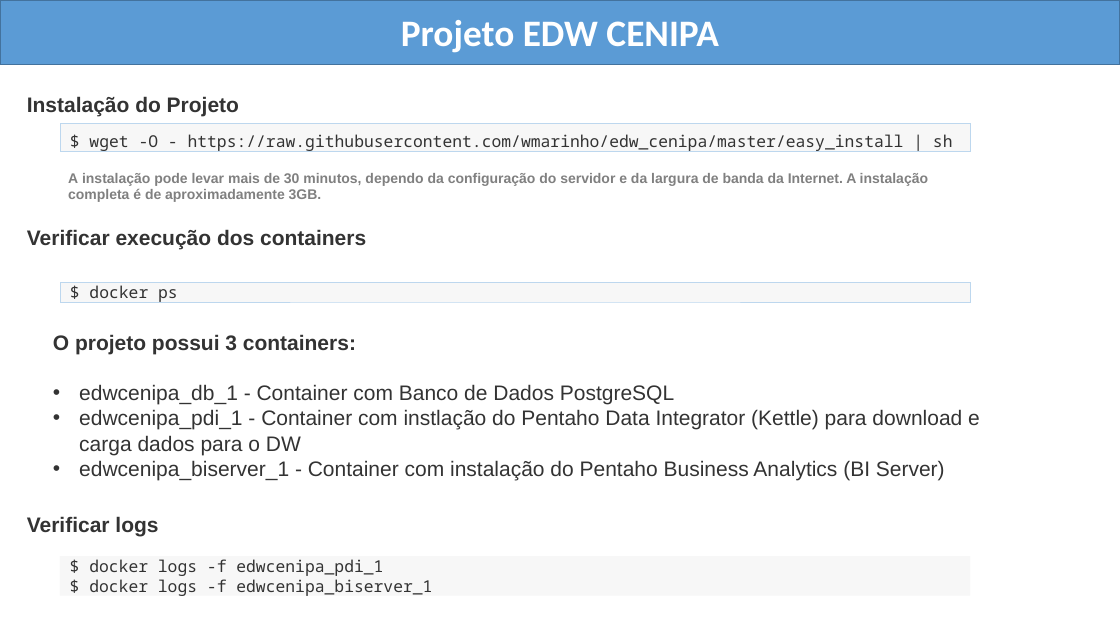
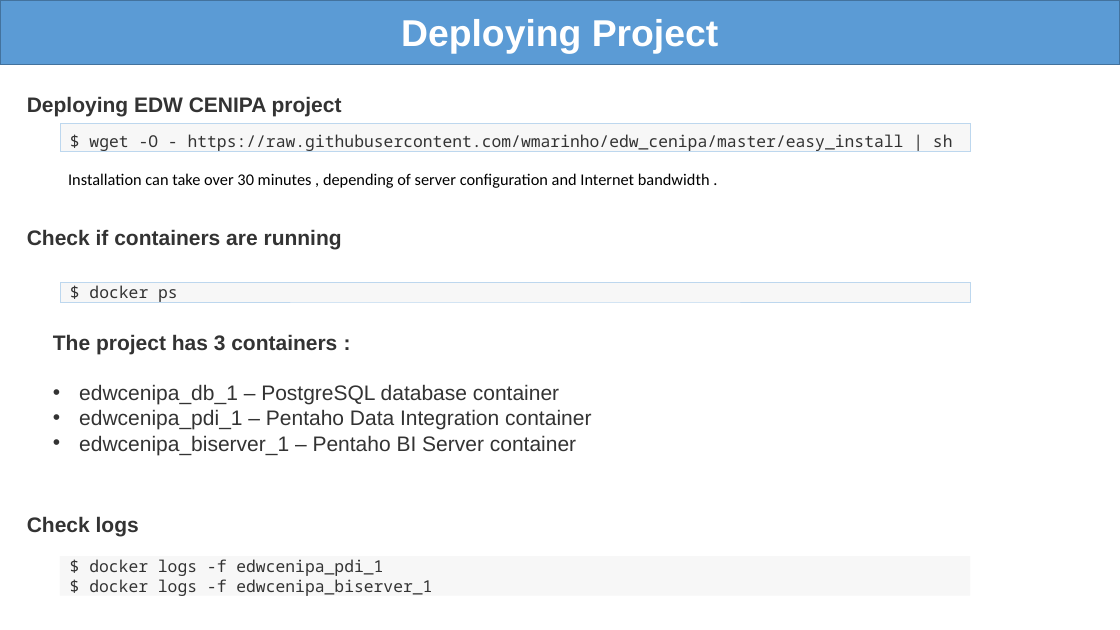
Before and after one commit to wmarinho/edw_cenipa, a slide deck: slide 12 of docs/projeto-docker-pentaho-cenipa.pptx. Drawn at 1120x630 pixels with LibreOffice and Linux fonts; fonts in the diff are those of the drawing. Boxes give left, top, right and bottom in pixels: in the first picture for what was removed or moved away, otherwise in the second. Text is boxed around its words. In the diff, an @@ line names an element or a change of style, - is before the commit and + after.

```diff
--- a/docs/projeto-docker-pentaho-cenipa.pptx
+++ b/docs/projeto-docker-pentaho-cenipa.pptx
@@ text at (401,19,718,53): text changed; font Calibri to Arial @@
-Projeto EDW CENIPA
+Deploying Project
@@ text at (27,96,342,117): text changed @@
-Instalação do Projeto
+Deploying EDW CENIPA project
@@ text at (68,173,710,188): text changed; size 12 to 14 pt; font Arial to Calibri; text colour #808080 to #000000; bold off @@
-A instalação pode levar mais de 30 minutos, dependo da configuração do servidor e da largura de banda da Internet. A instalação completa é de aproximadamente 3GB.
+Installation can take over 30 minutes , depending of server configuration and Internet bandwidth .
@@ text at (27,229,342,250): text changed @@
-Verificar execução dos containers
+Check if containers are running
@@ text at (53,334,591,455): text changed @@
-O projeto possui 3 containers:
-• edwcenipa_db_1 - Container com Banco de Dados PostgreSQL
-• edwcenipa_pdi_1 - Container com instlação do Pentaho Data Integrator (Kettle) para download e carga dados para o DW
-• edwcenipa_biserver_1 - Container com instalação do Pentaho Business Analytics (BI Server)
+The project has 3 containers :
+• edwcenipa_db_1 – PostgreSQL database container
+• edwcenipa_pdi_1 – Pentaho Data Integration container
+• edwcenipa_biserver_1 – Pentaho BI Server container
@@ text at (27,516,139,536): text changed @@
-Verificar logs
+Check logs
```
Also in this commit, not shown: 13 other slides changed, 3 other files.
